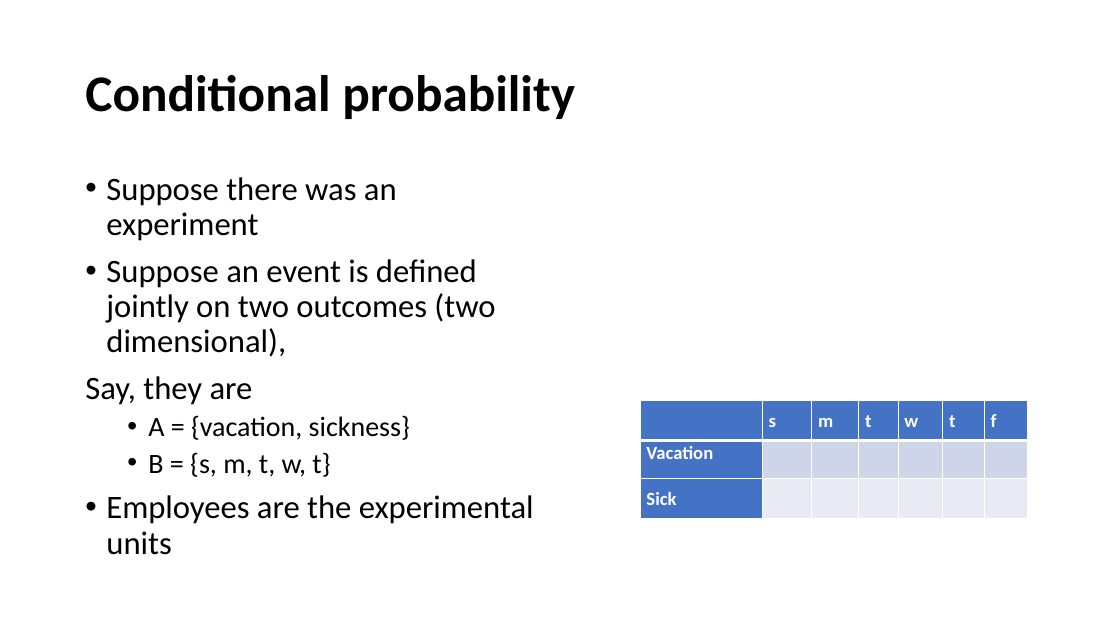
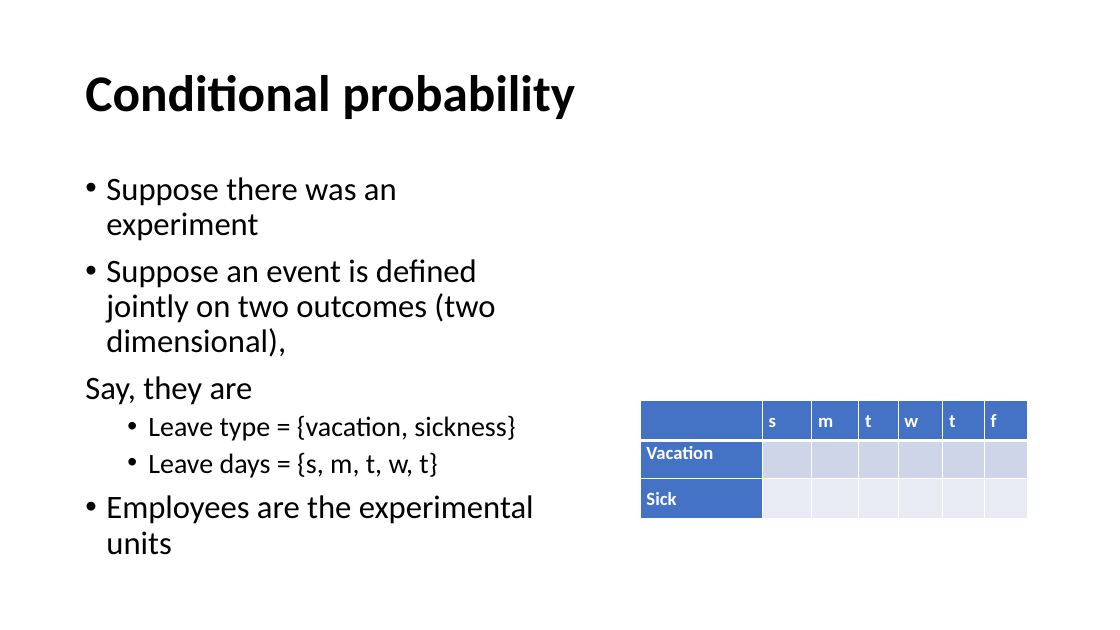
Before and after one commit to yushuf/TeamBeta, a slide deck: slide 45 of Presentation.pptx. Drawn at 1120x630 pixels with LibreOffice and Linux fonts; fonts in the diff are those of the drawing; grey boxes stand for pictures. Boxes give left, top, right and bottom in pixels: in the first picture for what was removed or moved away, otherwise in the second. Text is boxed around its words. In the diff, an @@ line names an element or a change of style, - is before the commit and + after.

```diff
--- a/Presentation.pptx
+++ b/Presentation.pptx
@@ text at box(148, 415, 515, 478): text changed @@
-  • A = {vacation, sickness}
-  • B = {s, m, t, w, t}
+  • Leave type = {vacation, sickness}
+  • Leave days = {s, m, t, w, t}
```
Also in this commit, not shown: 1 other slide changed, 1 slide added.
